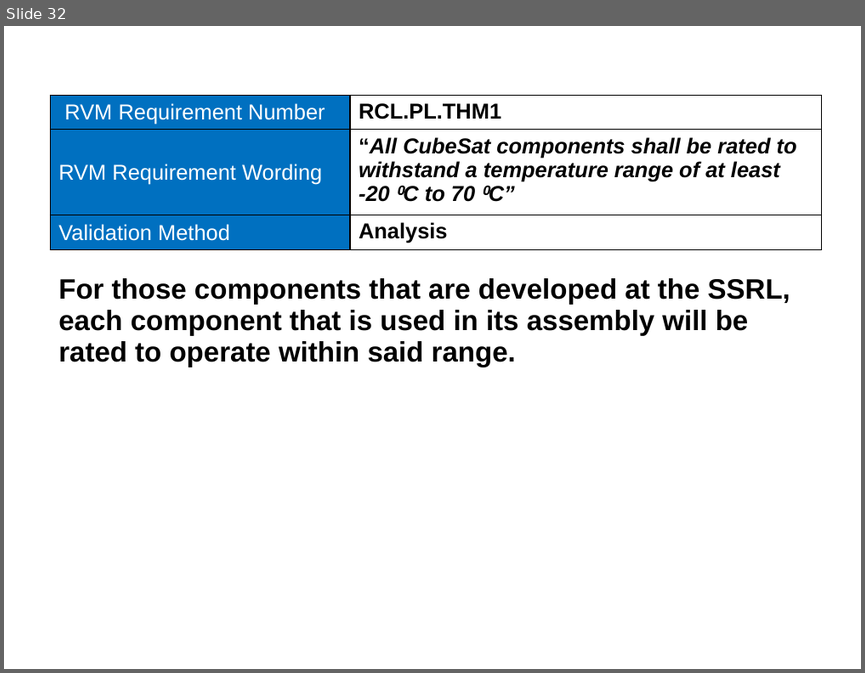
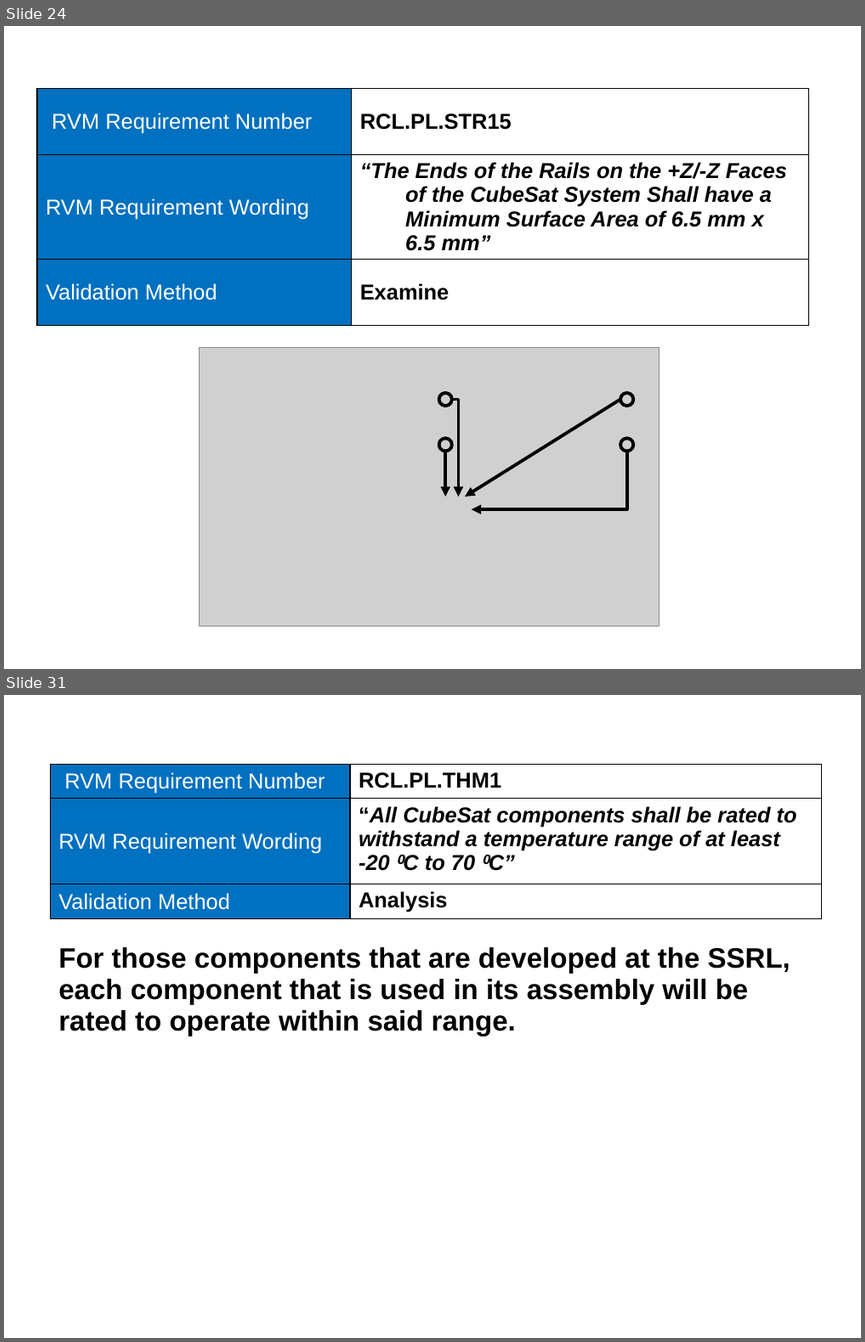
Before and after one commit to RascalSeniorDesign/Preliminary-Design, a slide deck: CMQA/Presentations/SRR Presentation.pptx. Shown one above the other, each under a label of ours: slide 32 before the commit, slides 24 and 31 after it; the slides between them are not shown. The pictures are 865x673 and 865x1342 pixels, drawn with LibreOffice and Linux fonts; fonts in the diff are those of the drawing; grey boxes stand for pictures; background and template pictures are left out. Boxes give left, top, right and bottom in pixels: in the first picture for what was removed or moved away, otherwise in the second. Text is boxed around its words. In the diff, an @@ line names an element or a change of style, - is before the commit and + after.

```diff
--- a/CMQA/Presentations/SRR Presentation.pptx
+++ b/CMQA/Presentations/SRR Presentation.pptx
@@ slide 24 added at [4,26,861,669], background picture (left out) @@
@@ table added at [37,88,809,333], 3 rows, 2 columns @@
+RVM Requirement Number | RCL.PL.STR15
+RVM Requirement Wording | “The Ends of the Rails on the +Z/-Z Faces of the CubeSat System Shall have a Minimum Surface Area of 6.5 mm x 6.5 mm”
+Validation Method | Examine
@@ picture added at [200,348,659,626] @@
@@ ellipse added at [438,393,452,406], outline #000000 3 pt @@
@@ elbow arrow added from (452, 399) to (458, 496), #000000 3 pt @@
@@ arrow added from (620, 399) to (465, 496), #000000 3 pt @@
@@ ellipse added at [620,393,634,406], outline #000000 3 pt @@
@@ ellipse added at [438,438,452,451], outline #000000 3 pt @@
@@ arrow added from (446, 451) to (446, 496), #000000 3 pt @@
@@ elbow arrow added from (627, 451) to (472, 510), #000000 3 pt @@
@@ ellipse added at [620,438,634,451], outline #000000 3 pt @@
@@ what was slide 32 is now slide 31 @@
```
Also in this commit, not shown: 4 slides changed, 8 other slides added, 11 slides removed.
